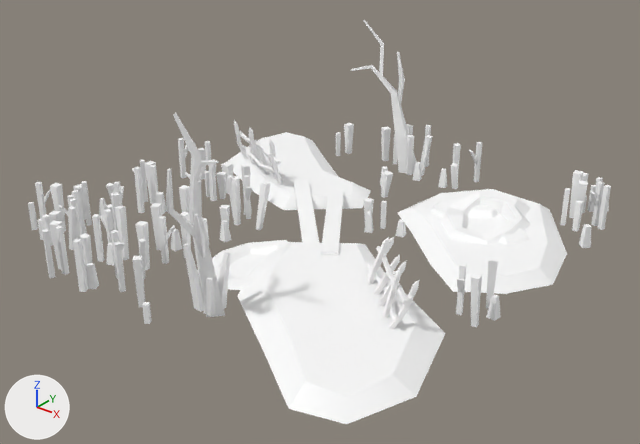
A saved change to the glTF model assets/synty/simple_fantasy/models/SF_Env_Swamp_Preset_03.glb.
One viewpoint serves both versions: a camera (50 mm lens) standing at (0.212, -0.264, 0.168) and looking at (0.009, -0.01, 0.011). Arrows for +X, +Y and +Z are at lower left; the lights stay in place.

Objects in the first picture: 'SF_Env_Swamp_Preset_03'.
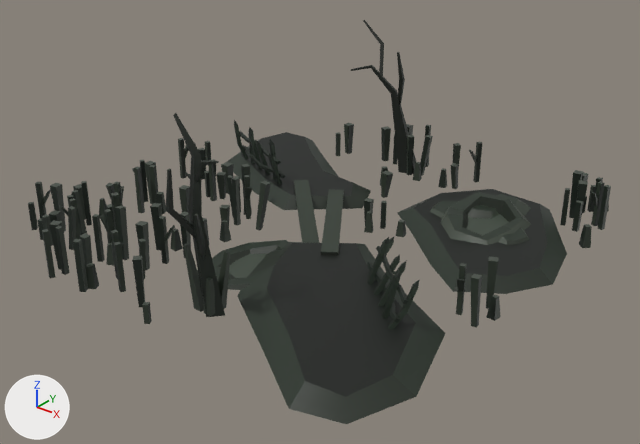
Boxes (x1, y1, x2, y2) around the edits, measured in the pictures (640 x 444 px):
'SF_Env_Swamp_Preset_03', surface changed (white to black)
    both: (28, 20, 611, 424)

The change in detail:
Picture 'Undead_Footman_01' (img_undead_footman_01) is new.
In material 'lambert1' (mat_lambert1), base_color is no longer (1.0, 1.0, 1.0), white #ffffff.
In material 'lambert1' (mat_lambert1), texture is now set to img_undead_footman_01.
